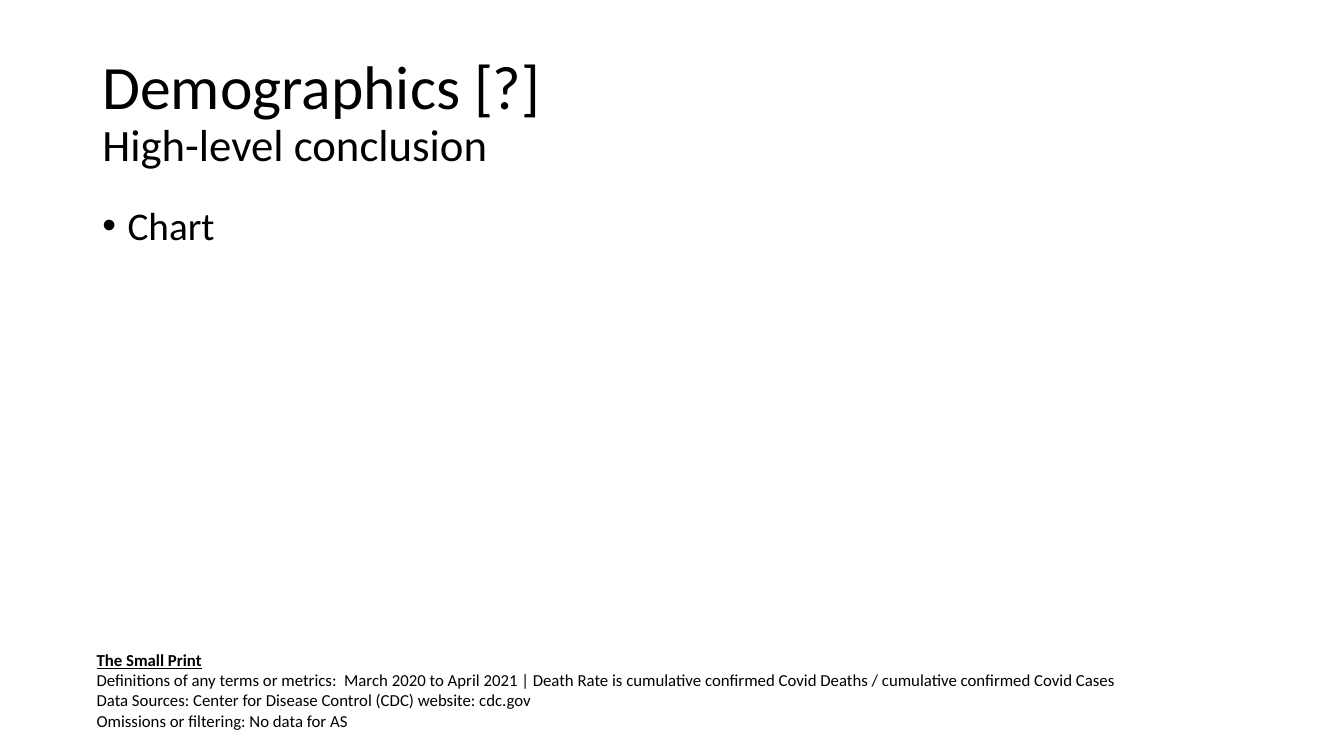
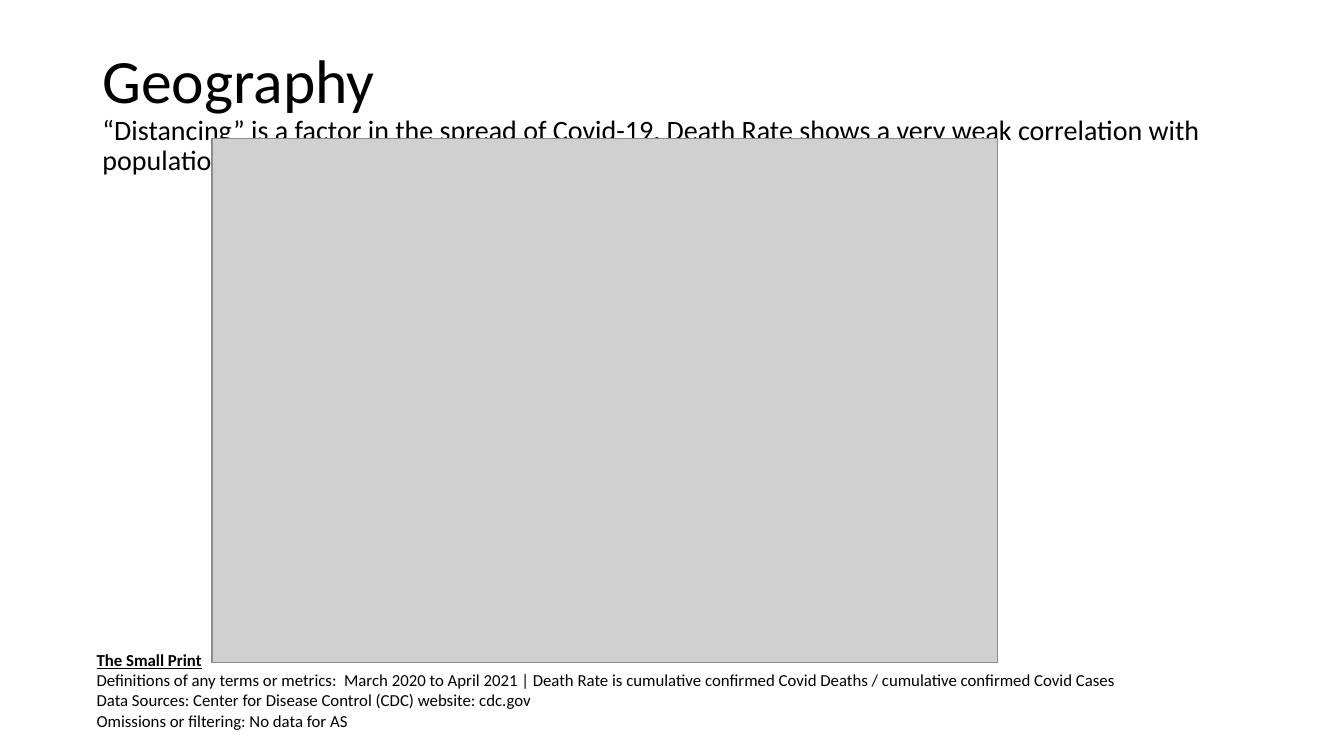
Before and after one commit to jenniecinelli/project_one, a slide deck: slide 13 of Folder0/Presentation.pptx (slide 15 before the commit). Drawn at 1344x756 pixels with LibreOffice and Linux fonts; fonts in the diff are those of the drawing; grey boxes stand for pictures. Boxes give left, top, right and bottom in pixels: in the first picture for what was removed or moved away, otherwise in the second. Text is boxed around its words. In the diff, an @@ line names an element or a change of style, - is before the commit and + after.

```diff
--- a/Folder0/Presentation.pptx
+++ b/Folder0/Presentation.pptx
@@ title at box(102, 60, 1200, 177): text changed; size 32 to 20 pt @@
-Demographics [?]
-High-level conclusion
+Geography
+“Distancing” is a factor in the spread of Covid-19. Death Rate shows a very weak correlation with population density.
@@ picture added at box(212, 139, 998, 663) @@
@@ text removed at box(128, 212, 215, 241) @@
-• Chart
```
Also in this commit, not shown: 6 other slides changed, 2 slides removed, 13 other files.
